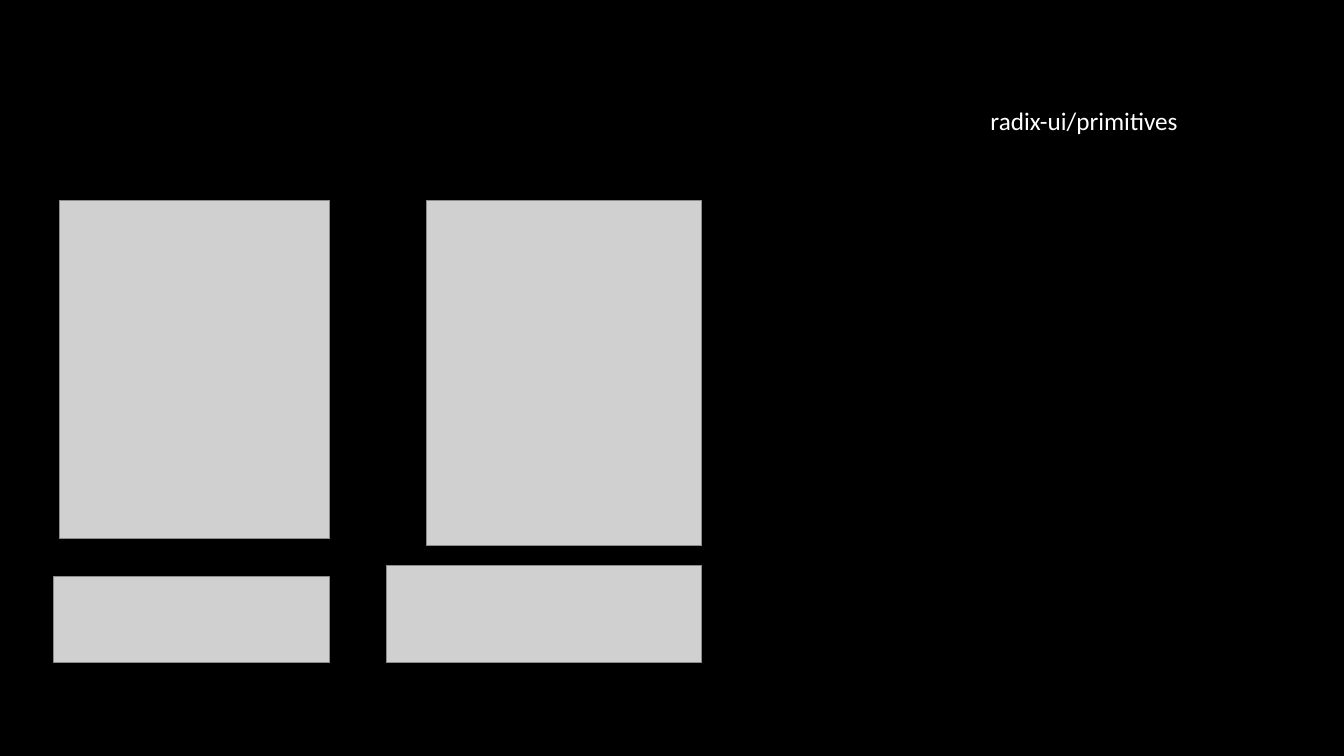
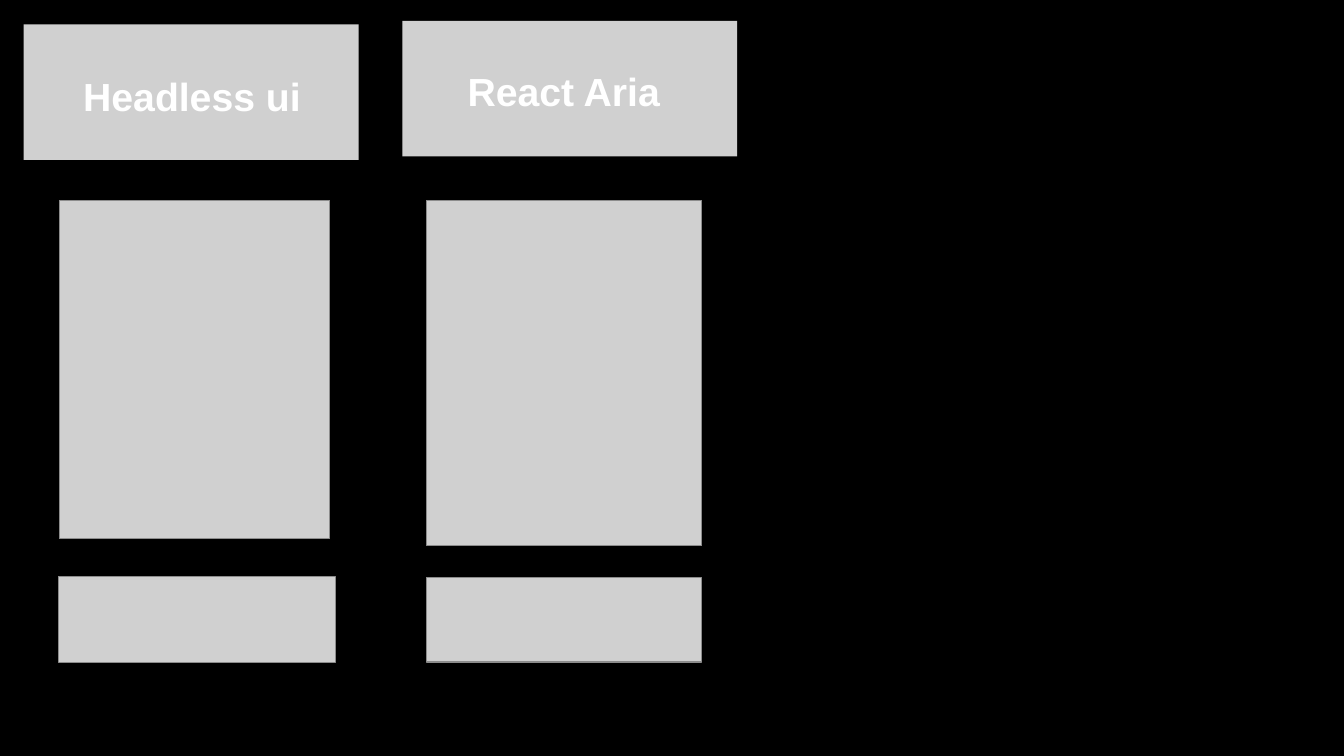
Before and after one commit to lanhanh259/unstyled-ui, a slide deck: slide 8 of unstyled component.pptx (slide 9 before the commit). Drawn at 1344x756 pixels with LibreOffice and Linux fonts; fonts in the diff are those of the drawing; grey boxes stand for pictures. Boxes give left, top, right and bottom in pixels: in the first picture for what was removed or moved away, otherwise in the second. Text is boxed around its words. In the diff, an @@ line names an element or a change of style, - is before the commit and + after.

```diff
--- a/unstyled component.pptx
+++ b/unstyled component.pptx
@@ picture added at box(24, 24, 359, 159) @@
@@ picture added at box(402, 21, 737, 156) @@
@@ text added at box(83, 83, 301, 111), 28 pt, text #FFFFFF, bold @@
+Headless ui
@@ text added at box(468, 78, 660, 106), 28 pt, text #FFFFFF, bold @@
+React Aria
@@ text removed at box(990, 112, 1177, 134) @@
-radix-ui/primitives
@@ picture: place and size @@
-picture at box(53, 577, 331, 661)
+picture at box(58, 577, 336, 661)
@@ picture: place and size @@
-picture at box(386, 566, 702, 662)
+picture at box(426, 578, 702, 662)
```
Also in this commit, not shown: 7 other slides changed, 1 slide removed.
